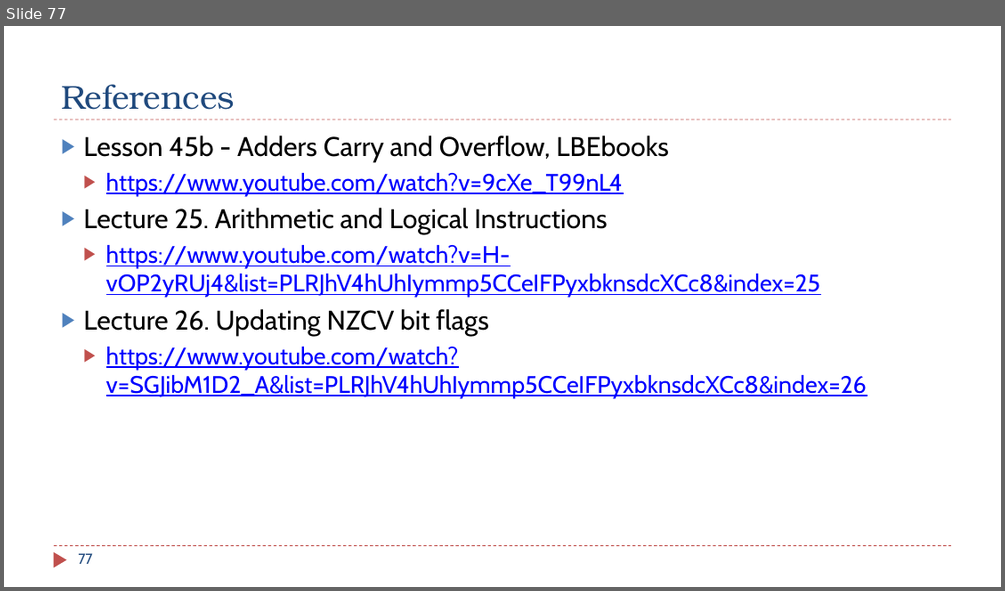
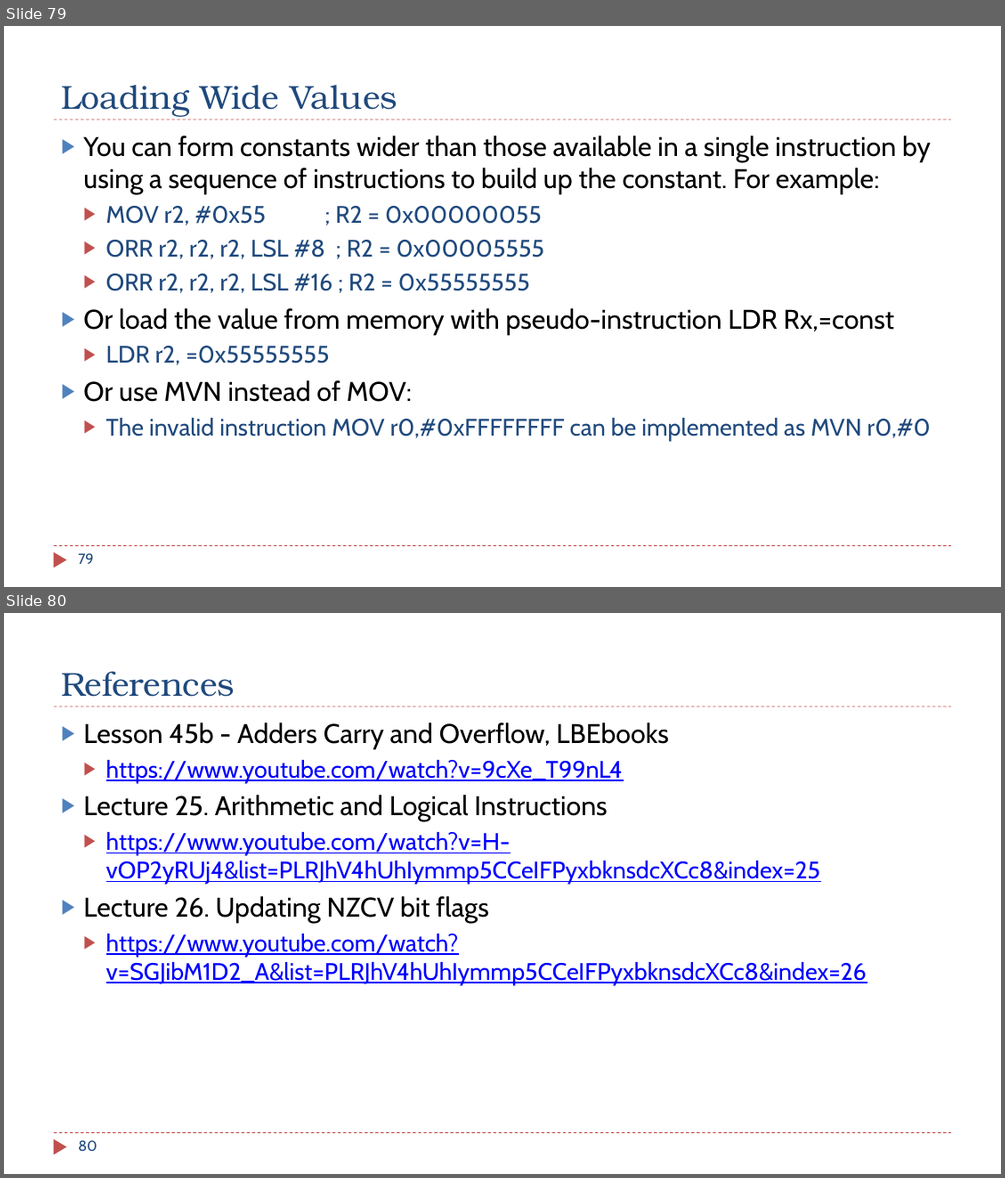
Before and after one commit to guhofstra/CSC111Fa25, a slide deck: PPTs/Ch4_ARM_Arithmetic_Logic.pptx. Shown one above the other, each under a label of ours: slide 77 before the commit, slides 79 and 80 after it. The pictures are 1005x591 and 1005x1178 pixels, drawn with LibreOffice and Linux fonts; fonts in the diff are those of the drawing. Boxes give left, top, right and bottom in pixels: in the first picture for what was removed or moved away, otherwise in the second. Text is boxed around its words. In the diff, an @@ line names an element or a change of style, - is before the commit and + after.

```diff
--- a/PPTs/Ch4_ARM_Arithmetic_Logic.pptx
+++ b/PPTs/Ch4_ARM_Arithmetic_Logic.pptx
@@ slide 79 added at <box>4,26,1001,587</box>, background #FFFFFF; not listed: 3 template elements that a slide beside it also shows @@
@@ title added at <box>61,85,397,117</box>, 32 pt, text #1F497D @@
+Loading Wide Values
@@ text added at <box>83,135,930,441</box>, 26 pt, text #000000 @@
+▶ You can form constants wider than those available in a single instruction by using a sequence of instructions to build up the constant. For example:
+  ▶ MOV r2, #0x55 ; R2 = 0x00000055
+  ▶ ORR r2, r2, r2, LSL #8 ; R2 = 0x00005555
+  ▶ ORR r2, r2, r2, LSL #16 ; R2 = 0x55555555
+▶ Or load the value from memory with pseudo-instruction LDR Rx,=const
+  ▶ LDR r2, =0x55555555
+▶ Or use MVN instead of MOV:
+  ▶ The invalid instruction MOV r0,#0xFFFFFFFF can be implemented as MVN r0,#0
@@ page number added at <box>78,553,94,564</box>, 14 pt, text #1F497D @@
+79
@@ what was slide 77 is now slide 80 @@
@@ page number at <box>78,1140,97,1151</box>: text changed @@
-77
+80
```
Also in this commit, not shown: 2 other slides added, 1 other file.
